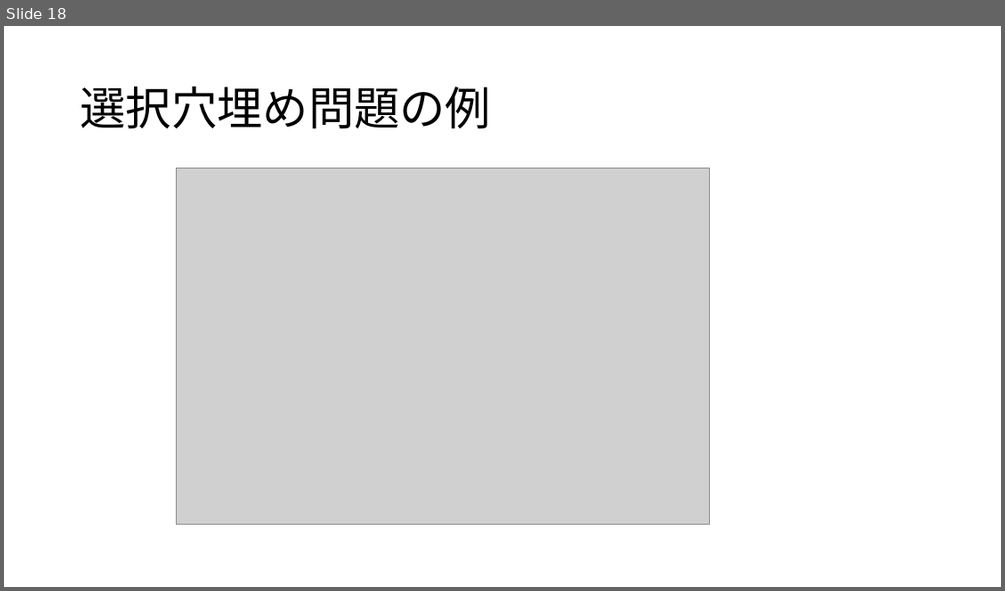
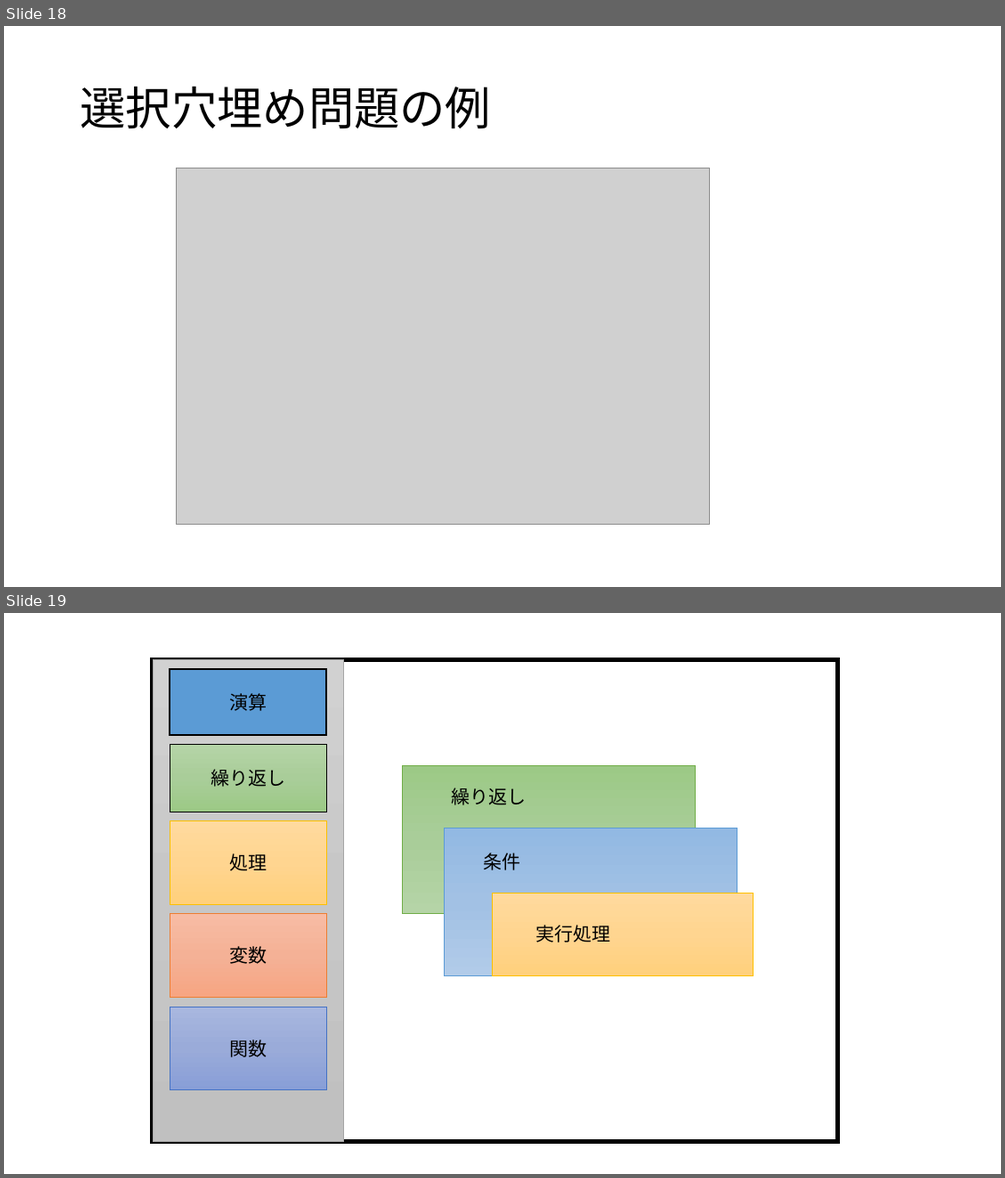
Before and after one commit to kait-takanolab/1821121-shimaoka-thesis, a slide deck: 1821121_shimaoka_thesis.pptx. Shown one above the other, each under a label of ours: slide 18 before the commit, slides 18 and 19 after it. The pictures are 1005x591 and 1005x1178 pixels, drawn with LibreOffice and Linux fonts; fonts in the diff are those of the drawing; grey boxes stand for pictures; background and template pictures are left out. Boxes give left, top, right and bottom in pixels: in the first picture for what was removed or moved away, otherwise in the second. Text is boxed around its words. In the diff, an @@ line names an element or a change of style, - is before the commit and + after.

```diff
--- a/1821121_shimaoka_thesis.pptx
+++ b/1821121_shimaoka_thesis.pptx
@@ slide 19 added at bbox=[4, 613, 1001, 1174], background #FFFFFF @@
@@ rectangle added at bbox=[153, 659, 838, 1141], fill #FFFFFF, outline #000000 4.5 pt @@
@@ rectangle added at bbox=[153, 659, 343, 1141], fill gradient #D2D2D2 to #C8C8C8 to #C0C0C0, outline #A5A5A5 0.5 pt @@
@@ rectangle added at bbox=[170, 669, 326, 735], fill #5B9BD5, outline #000000 1.5 pt, 18 pt, text #000000 @@
+演算
@@ rectangle added at bbox=[170, 745, 326, 811], fill gradient #B5D5A7 to #AACE9A to #9CC987, outline #000000 0.5 pt, 18 pt, text #000000 @@
+繰り返し
@@ corner added at bbox=[403, 765, 696, 914], fill gradient #B5D5A7 to #AACE9A to #9CC987, outline #70AD47 0.5 pt @@
@@ text added at bbox=[452, 787, 526, 805], 18 pt, text #000000 @@
+繰り返し
@@ rectangle added at bbox=[170, 821, 326, 905], fill gradient #FFDB9E to #FFD590 to #FFD07C, outline #FFC000 0.5 pt, 18 pt, text #000000 @@
+処理
@@ corner added at bbox=[445, 827, 737, 976], fill gradient #B1CBE9 to #A3C1E5 to #93B9E4, outline #5B9BD5 0.5 pt @@
@@ text added at bbox=[484, 852, 521, 870], 18 pt, text #000000 @@
+条件
@@ rectangle added at bbox=[493, 892, 752, 976], fill gradient #FFDB9E to #FFD590 to #FFD07C, outline #FFC000 0.5 pt @@
@@ rectangle added at bbox=[170, 914, 326, 997], fill gradient #F7BDA5 to #F5B196 to #F8A582, outline #ED7D31 0.5 pt, 18 pt, text #000000 @@
+変数
@@ text added at bbox=[536, 925, 611, 942], 18 pt, text #000000 @@
+実行処理
@@ rectangle added at bbox=[170, 1006, 326, 1090], fill gradient #A8B7DF to #9AABD9 to #889ED7, outline #4472C4 0.5 pt, 18 pt, text #000000 @@
+関数
```
Also in this commit, not shown: 1 slide changed, 2 other slides added, 1 slide removed, 1 other file.
